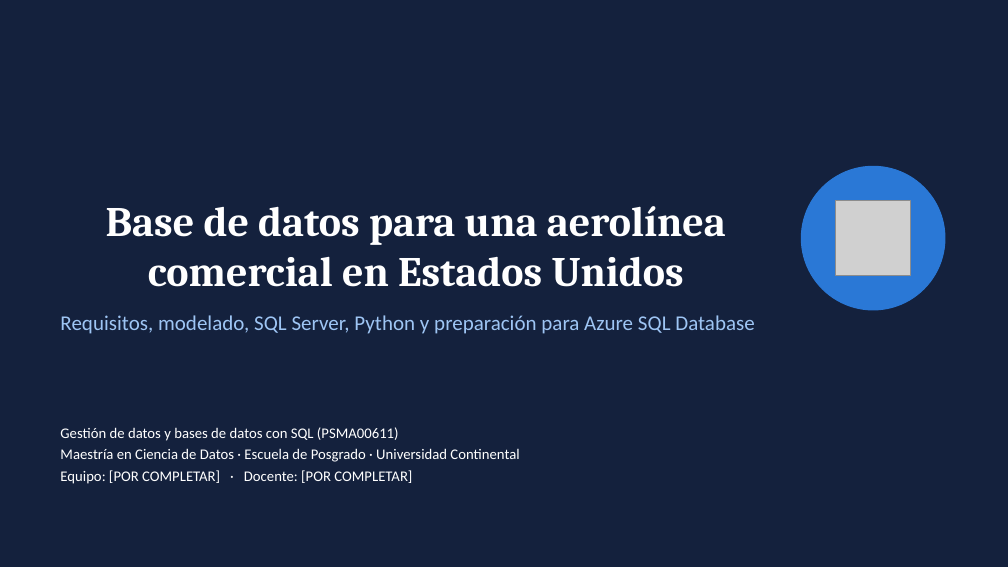
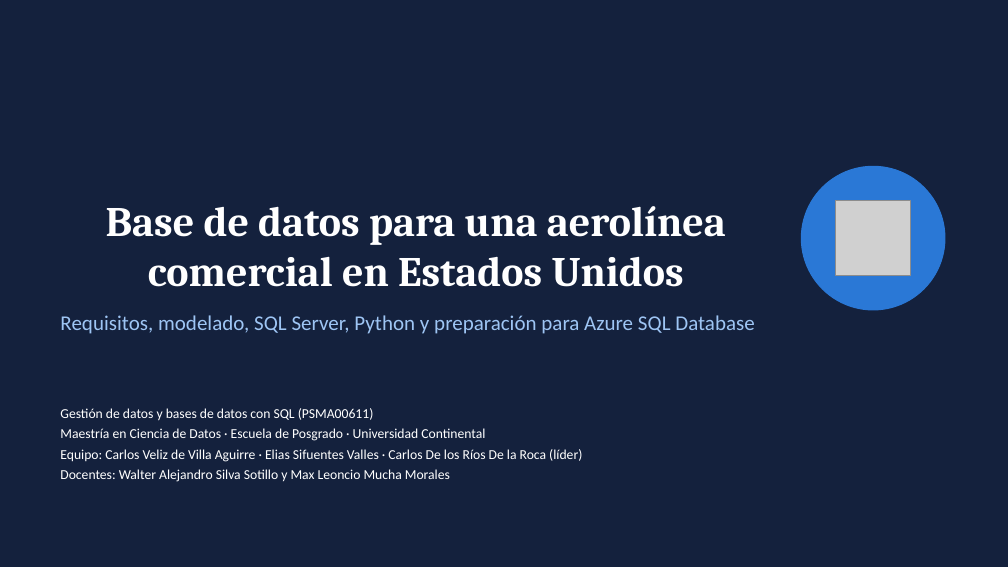
Before and after one commit to CARLOSDELOSRIOS/aerolinea-bd-psma00611, a slide deck: slide 1 of slides/presentacion_PSMA00611.pptx. Drawn at 1008x567 pixels with LibreOffice and Linux fonts; fonts in the diff are those of the drawing; grey boxes stand for pictures. Boxes give left, top, right and bottom in pixels: in the first picture for what was removed or moved away, otherwise in the second. Text is boxed around its words. In the diff, an @@ line names an element or a change of style, - is before the commit and + after.

```diff
--- a/slides/presentacion_PSMA00611.pptx
+++ b/slides/presentacion_PSMA00611.pptx
@@ text at bbox=[60, 408, 485, 441]: size 14 to 13 pt in "Gestión de datos y bases de datos ...", "Maestría en Ciencia de Datos · Escuela ..." @@
@@ text "Gestión de datos y bases ...": place and size @@
-text "Gestión de datos y bases ..." at bbox=[60, 427, 519, 484]
+text "Gestión de datos y bases ..." at bbox=[60, 408, 582, 482]
@@ text at bbox=[60, 449, 582, 482]: text changed; size 14 to 13 pt @@
-Equipo: [POR COMPLETAR] · Docente: [POR COMPLETAR]
+Equipo: Carlos Veliz de Villa Aguirre · Elias Sifuentes Valles · Carlos De los Ríos De la Roca (líder)
+Docentes: Walter Alejandro Silva Sotillo y Max Leoncio Mucha Morales
```
Also in this commit, not shown: 44 other files.
